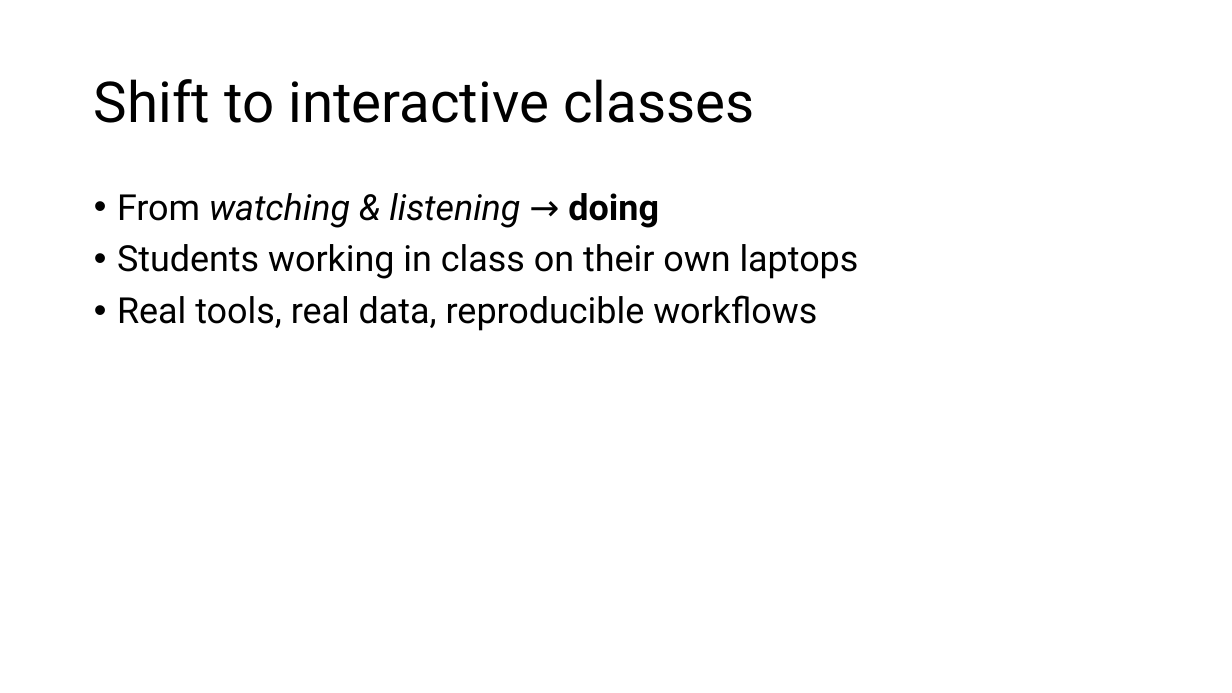
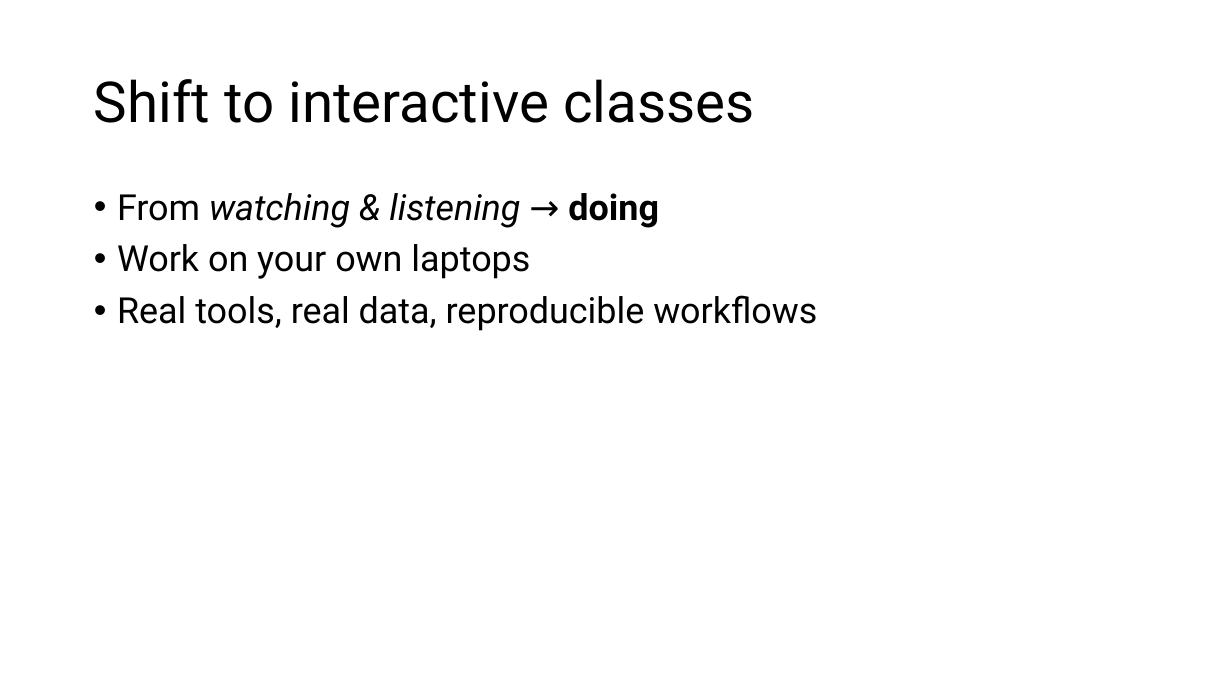
Before and after one commit to jbraunmiller/CompSciS26, a slide deck: slide 8 of week4/Week4_Overview.pptx (slide 7 before the commit). Drawn at 1232x693 pixels with LibreOffice and Linux fonts; fonts in the diff are those of the drawing. Boxes give left, top, right and bottom in pixels: in the first picture for what was removed or moved away, otherwise in the second. Text is boxed around its words. In the diff, an @@ line names an element or a change of style, - is before the commit and + after.

```diff
--- a/week4/Week4_Overview.pptx
+++ b/week4/Week4_Overview.pptx
@@ text at (x1=117, y1=244, x2=530, y2=279): text changed @@
-• Students working in class on their own laptops
+• Work on your own laptops
```
Also in this commit, not shown: 5 other slides changed.
